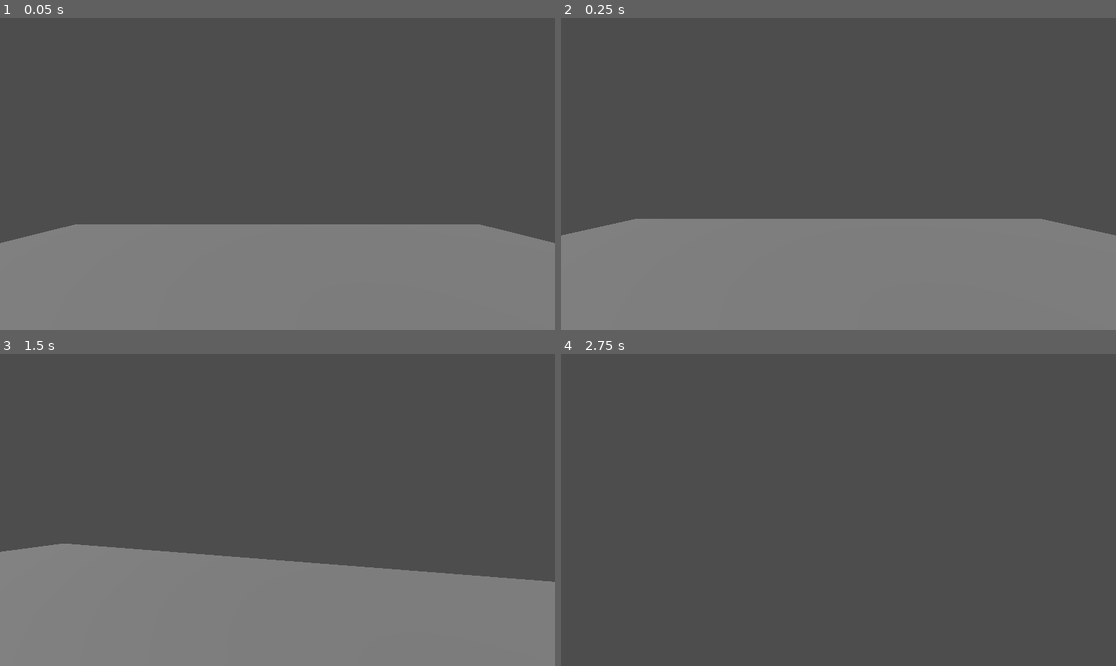
Above: before the commit, frames 1-4 (two rows, left to right).
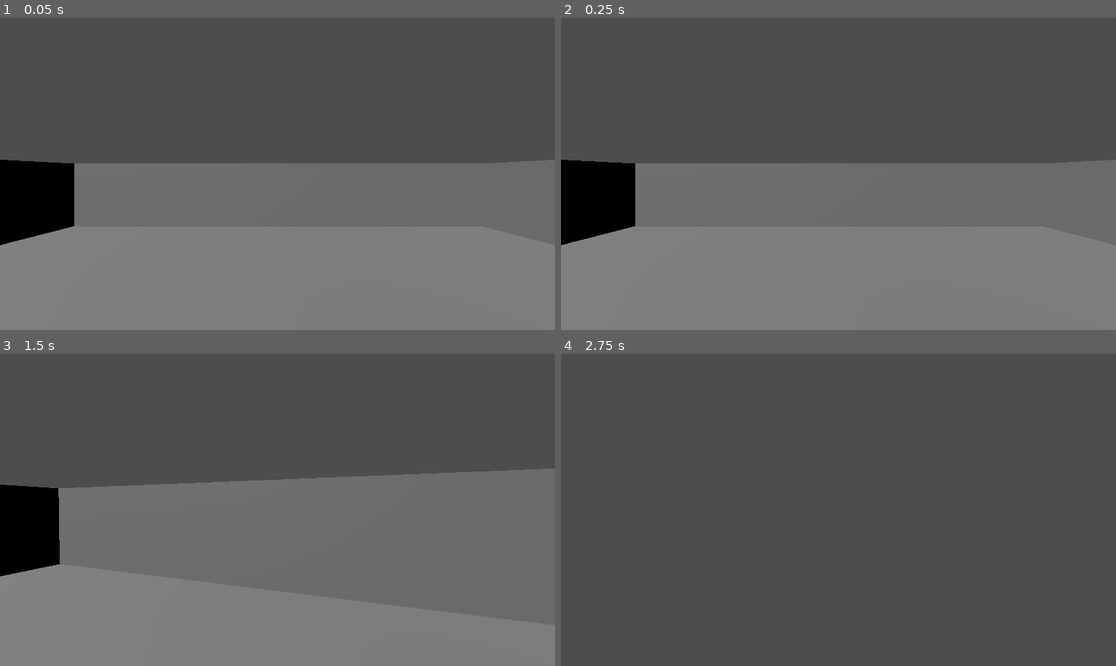
Above: after the commit, the same moments.

Repository: simSmulders/Hello-World-3D
Game: Godot game, scene res://scenes/node_3d.tscn
Same seed, same stepped clock (60 frames per second), same inputs: the game is played once before the commit and once after it.
Inputs (mouse positions are in pixels of both pictures, inside the frame that each line leads up to):
- Up to frame 1 (0.05 s): no input
- Up to frame 2 (0.25 s): no input
- Up to frame 3 (1.5 s): tap Enter (ui_accept) at 0.5, 0.77 s; move the mouse to (305, 510) at 0.52 s; hold Up (ui_up) from 0.53 s (still down); move the mouse to (249, 510) at 1.27 s
- Up to frame 4 (2.75 s): keep holding Up (ui_up); tap Enter (ui_accept) at 1.52 s; move the mouse to (849, 503) at 2.02 s

The runs differ from the first frame. In frame 1, 21% of the frame differs, in the area x 0-100%, y 45-73%; in frame 2, 19%; in frame 3, 27%, in the area x 0-100%, y 36-74%; in frame 4, nothing differs.

Commit message:
main: added 4 walls

Diff:
--- a/scenes/node_3d.tscn
+++ b/scenes/node_3d.tscn
@@ -5,10 +5,34 @@
 [sub_resource type="CapsuleShape3D" id="CapsuleShape3D_tyffc"]
 
 [sub_resource type="BoxShape3D" id="BoxShape3D_tyffc"]
-size = Vector3(20, 1, 20)
+size = Vector3(20, 3, 0.5)
 
 [sub_resource type="BoxMesh" id="BoxMesh_tyffc"]
 size = Vector3(20, 1, 20)
+
+[sub_resource type="BoxShape3D" id="BoxShape3D_ns6u7"]
+size = Vector3(20, 3, 0.5)
+
+[sub_resource type="BoxMesh" id="BoxMesh_5t4e2"]
+size = Vector3(20, 3, 0.5)
+
+[sub_resource type="BoxShape3D" id="BoxShape3D_xvgsr"]
+size = Vector3(20, 3, 0.5)
+
+[sub_resource type="BoxMesh" id="BoxMesh_oqwcg"]
+size = Vector3(20, 3, 0.5)
+
+[sub_resource type="BoxShape3D" id="BoxShape3D_a6664"]
+size = Vector3(0.5, 3, 20)
+
+[sub_resource type="BoxMesh" id="BoxMesh_10v3s"]
+size = Vector3(0.5, 3, 20)
+
+[sub_resource type="BoxShape3D" id="BoxShape3D_cptob"]
+size = Vector3(0.5, 3, 20)
+
+[sub_resource type="BoxMesh" id="BoxMesh_b2yaj"]
+size = Vector3(0.5, 3, 20)
 
 [node name="World" type="Node3D" unique_id=937797746]
 
@@ -24,6 +48,7 @@
 
 [node name="Ground" type="StaticBody3D" parent="." unique_id=230068232]
 transform = Transform3D(1, 0, 0, 0, 1, 0, 0, 0, 1, 0, -0.5, 0)
+metadata/_edit_lock_ = true
 
 [node name="CollisionShape3D" type="CollisionShape3D" parent="Ground" unique_id=1988339675]
 shape = SubResource("BoxShape3D_tyffc")
@@ -33,3 +58,43 @@
 
 [node name="DirectionalLight3D" type="DirectionalLight3D" parent="." unique_id=1473289413]
 transform = Transform3D(0.70710677, 0.49999997, -0.49999997, 0, 0.70710677, 0.70710677, 0.70710677, -0.49999997, 0.49999997, 0, 0, 0)
+
+[node name="NorthWall" type="StaticBody3D" parent="." unique_id=930505231]
+transform = Transform3D(1, 0, 0, 0, 1, 0, 0, 0, 1, 0, 1.5, -10)
+metadata/_edit_lock_ = true
+
+[node name="CollisionShape3D" type="CollisionShape3D" parent="NorthWall" unique_id=1167552078]
+shape = SubResource("BoxShape3D_ns6u7")
+
+[node name="MeshInstance3D" type="MeshInstance3D" parent="NorthWall" unique_id=1709376427]
+mesh = SubResource("BoxMesh_5t4e2")
+
+[node name="SouthWall" type="StaticBody3D" parent="." unique_id=2090622349]
+transform = Transform3D(1, 0, 0, 0, 1, 0, 0, 0, 1, 0, 1.5, 10)
+metadata/_edit_lock_ = true
+
+[node name="CollisionShape3D" type="CollisionShape3D" parent="SouthWall" unique_id=729726304]
+shape = SubResource("BoxShape3D_xvgsr")
+
+[node name="MeshInstance3D" type="MeshInstance3D" parent="SouthWall" unique_id=51014660]
+mesh = SubResource("BoxMesh_oqwcg")
+
+[node name="WestWall" type="StaticBody3D" parent="." unique_id=710975473]
+transform = Transform3D(1, 0, 0, 0, 1, 0, 0, 0, 1, -10, 1.5, 0)
+metadata/_edit_lock_ = true
+
+[node name="CollisionShape3D" type="CollisionShape3D" parent="WestWall" unique_id=1702144215]
+shape = SubResource("BoxShape3D_a6664")
+
+[node name="MeshInstance3D" type="MeshInstance3D" parent="WestWall" unique_id=823895908]
+mesh = SubResource("BoxMesh_10v3s")
+
+[node name="EastWall" type="StaticBody3D" parent="." unique_id=171365557]
+transform = Transform3D(1, 0, 0, 0, 1, 0, 0, 0, 1, 10, 1.5, 0)
+metadata/_edit_lock_ = true
+
+[node name="CollisionShape3D" type="CollisionShape3D" parent="EastWall" unique_id=475880062]
+shape = SubResource("BoxShape3D_cptob")
+
+[node name="MeshInstance3D" type="MeshInstance3D" parent="EastWall" unique_id=1493148099]
+mesh = SubResource("BoxMesh_b2yaj")
